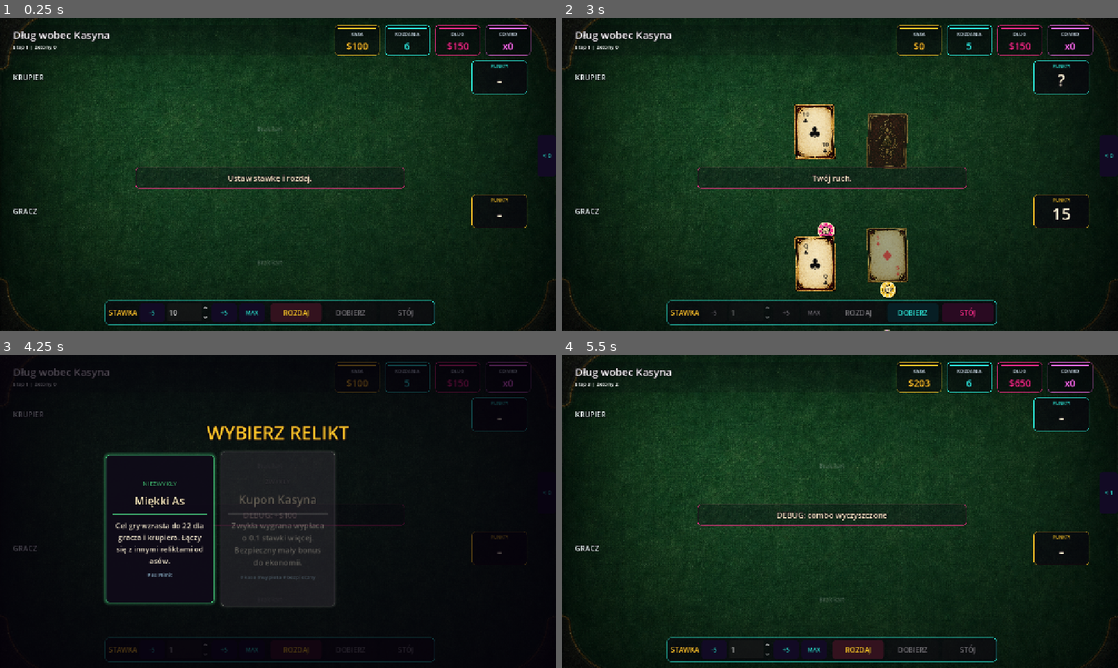
Above: before the commit, frames 1-4 (two rows, left to right).
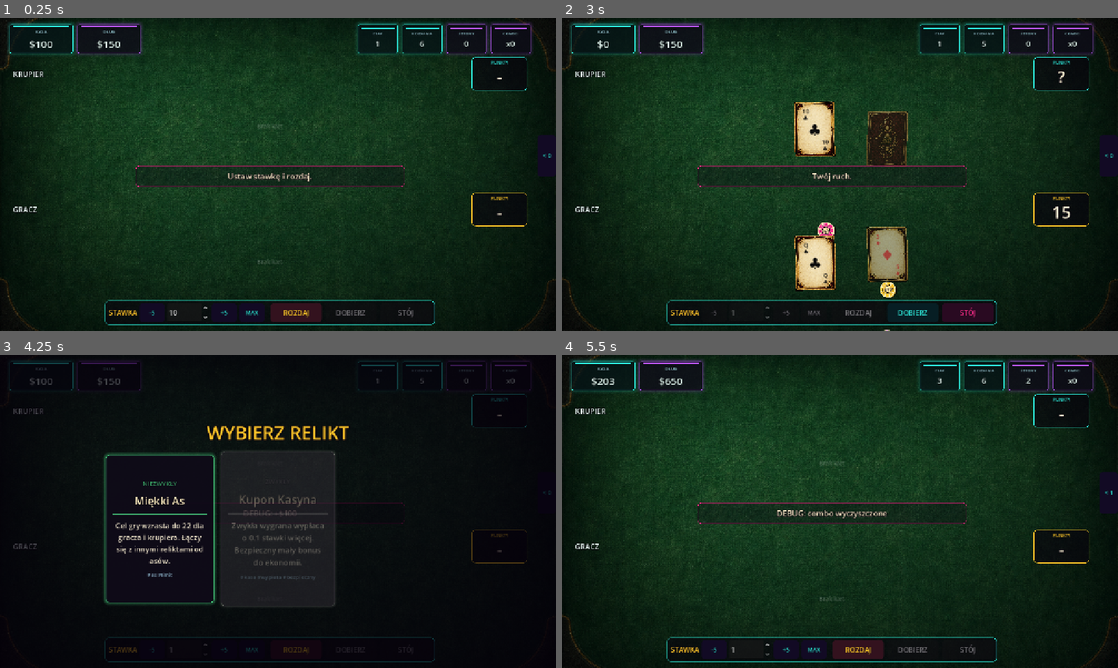
Above: after the commit, the same moments.

Repository: krychasto/debt-to-the-house
Game: Godot game, scene res://scenes/main.tscn
The game is run twice, just before and just after one commit, with the same random seed, the same clock (stepped at 60 frames per second) and the same inputs.
Inputs (mouse positions are in pixels of both pictures, inside the frame that each line leads up to):
- Up to frame 1 (0.25 s): no input
- Up to frame 2 (3 s): click "-5" at 0.5 s; click "+5" at 1.25 s; click "MAX" at 2 s; click "ROZDAJ" at 2.75 s
- Up to frame 3 (4.25 s): tap Enter at 3.5 s; move the mouse to (400, 495) at 3.52 s; hold D from 3.53 s (still down); tap R at 3.6 s; click (400, 495) at 3.67 s
- Up to frame 4 (5.5 s): move the mouse to (728, 527) at 4.27 s; release D at 4.28 s; hold S 4.28-5.03 s; tap B at 4.35 s; click (728, 527) at 4.42 s; move the mouse to (895, 442) at 5.02 s; hold D from 5.03 s (still down); tap C at 5.1 s; click (895, 442) at 5.17 s

The runs differ from the first frame. In frame 1, 3.9% of the frame differs, in the area x 1-96%, y 1-80%; in frame 2, 5.2%, in the area x 1-96%, y 1-88%; in frame 3, 1.7%; in frame 4, 4.0%.

Commit message:
style: add cyberpunk game hud

Diff:
--- /dev/null
+++ b/debt-to-the-house/scenes/ui/GameHud.tscn
@@ -0,0 +1,13 @@
+[gd_scene load_steps=2 format=3]
+
+[ext_resource type="Script" path="res://scripts/ui/game_hud.gd" id="1_game_hud"]
+
+[node name="GameHud" type="Control"]
+layout_mode = 3
+anchors_preset = 15
+anchor_right = 1.0
+anchor_bottom = 1.0
+grow_horizontal = 2
+grow_vertical = 2
+mouse_filter = 2
+script = ExtResource("1_game_hud")
--- a/debt-to-the-house/scripts/ui/blackjack_table.gd
+++ b/debt-to-the-house/scripts/ui/blackjack_table.gd
@@ -5,6 +5,7 @@
 const TABLE_TEXTURE := preload("res://assets/ui/table_felt.png")
 const CARD_BACK_TEXTURE := preload("res://assets/ui/card_back.png")
 const CARD_FRONT_TEXTURE := preload("res://assets/ui/card_front.png")
+const GAME_HUD_SCENE := preload("res://scenes/ui/GameHud.tscn")
 const CARD_HOVER_OFFSET := Vector2(0, -8)
 const CARD_ENTER_TIME := 0.18
 const CARD_HOVER_TIME := 0.10
@@ -29,6 +30,7 @@
 var hands_label: Label
 var debt_label: Label
 var combo_label: Label
+var game_hud: GameHud
 var dealer_score_label: Label
 var player_score_label: Label
 var synergy_panel: PanelContainer
@@ -103,7 +105,7 @@
 	var margin := MarginContainer.new()
 	margin.set_anchors_preset(Control.PRESET_FULL_RECT)
 	margin.add_theme_constant_override("margin_left", 22)
-	margin.add_theme_constant_override("margin_top", 16)
+	margin.add_theme_constant_override("margin_top", 84)
 	margin.add_theme_constant_override("margin_right", 58)
 	margin.add_theme_constant_override("margin_bottom", 14)
 	add_child(margin)
@@ -131,8 +133,6 @@
 	root.size_flags_vertical = Control.SIZE_EXPAND_FILL
 	root.add_theme_constant_override("separation", 6)
 	margin.add_child(root)
-
-	root.add_child(_build_header())
 
 	table_area_root = VBoxContainer.new()
 	table_area_root.size_flags_vertical = Control.SIZE_EXPAND_FILL
@@ -166,6 +166,7 @@
 
 	root.add_child(_build_synergy_panel())
 	root.add_child(_build_controls())
+	_add_game_hud()
 	add_child(_build_relic_drawer())
 	add_child(_build_reward_overlay())
 	add_child(_build_debug_panel())
@@ -212,6 +213,18 @@
 	header.add_child(combo_card)
 
 	return header
+
+
+func _add_game_hud() -> void:
+	game_hud = GAME_HUD_SCENE.instantiate() as GameHud
+	game_hud.mouse_filter = Control.MOUSE_FILTER_IGNORE
+	add_child(game_hud)
+
+	money_label = game_hud.money_value_label
+	debt_label = game_hud.debt_value_label
+	hands_label = game_hud.hands_value_label
+	stage_label = game_hud.stage_value_label
+	combo_label = game_hud.combo_value_label
 
 
 func _create_stat_card(caption: String, accent_color: Color, tilt: float) -> PanelContainer:
@@ -1435,11 +1448,8 @@
 	var player_value := engine.player_hand.get_value(engine.rules) if not engine.player_hand.cards.is_empty() else 0
 	var dealer_value := engine.dealer_hand.get_value(engine.rules) if not engine.dealer_hand.cards.is_empty() else 0
 
-	stage_label.text = "Etap %d | Żetony %d" % [run_manager.stage, run_manager.tokens]
-	money_label.text = "$%d" % run_manager.money
-	hands_label.text = "%d" % run_manager.hands_left
-	debt_label.text = "$%d" % run_manager.debt_target
-	combo_label.text = run_manager.get_combo_display_text()
+	if is_instance_valid(game_hud):
+		game_hud.update_from_run_manager(run_manager)
 
 	player_score_label.text = "%d" % player_value if player_value > 0 else "-"
 	dealer_score_label.text = _get_dealer_score_text(dealer_value)
--- /dev/null
+++ b/debt-to-the-house/scripts/ui/game_hud.gd
@@ -0,0 +1,205 @@
+extends Control
+class_name GameHud
+
+const CYAN := Color(0.18, 0.94, 0.88)
+const PURPLE := Color(0.74, 0.34, 1.0)
+const GREEN := Color(0.35, 1.0, 0.58)
+const RED := Color(1.0, 0.18, 0.32)
+const TEXT := Color(0.92, 1.0, 0.97)
+const MUTED := Color(0.60, 0.80, 0.84)
+const PANEL_BG := Color(0.015, 0.025, 0.04, 0.72)
+const INK := Color(0.0, 0.01, 0.02, 0.95)
+
+var money_value_label: Label
+var debt_value_label: Label
+var hands_value_label: Label
+var stage_value_label: Label
+var tokens_value_label: Label
+var combo_value_label: Label
+
+var _money_panel: Control
+var _debt_panel: Control
+var _hands_panel: Control
+var _stage_panel: Control
+var _tokens_panel: Control
+var _combo_panel: Control
+
+var _has_snapshot := false
+var _last_money := 0
+var _last_debt := 0
+var _last_hands := 0
+var _last_stage := 0
+var _last_tokens := 0
+var _last_combo := 0
+
+
+func _ready() -> void:
+	mouse_filter = Control.MOUSE_FILTER_IGNORE
+	_build_hud()
+
+
+func update_from_run_manager(run_manager: RunManager) -> void:
+	if not is_instance_valid(money_value_label):
+		return
+
+	var money := run_manager.money
+	var debt := run_manager.debt_target
+	var hands := run_manager.hands_left
+	var stage := run_manager.stage
+	var tokens := run_manager.tokens
+	var combo := run_manager.combo_count
+
+	money_value_label.text = "$%d" % money
+	debt_value_label.text = "$%d" % debt
+	hands_value_label.text = "%d" % hands
+	stage_value_label.text = "%d" % stage
+	tokens_value_label.text = "%d" % tokens
+	combo_value_label.text = run_manager.get_combo_display_text()
+
+	if not _has_snapshot:
+		_store_snapshot(money, debt, hands, stage, tokens, combo)
+		return
+
+	if money != _last_money:
+		_flash_value(money_value_label, GREEN if money > _last_money else RED)
+		JuiceManager.pulse_label(_money_panel, 1.06, 0.16)
+	if debt != _last_debt:
+		JuiceManager.pulse_label(_debt_panel, 1.045, 0.16)
+	if hands != _last_hands:
+		JuiceManager.pulse_label(_hands_panel, 1.045, 0.14)
+	if stage != _last_stage:
+		JuiceManager.pulse_label(_stage_panel, 1.045, 0.14)
+	if tokens != _last_tokens:
+		JuiceManager.pulse_label(_tokens_panel, 1.045, 0.14)
+	if combo > _last_combo:
+		JuiceManager.pulse_label(_combo_panel, 1.12, 0.20)
+	elif combo < _last_combo:
+		JuiceShake.shake_node(_combo_panel, 5.0, 0.16)
+
+	_store_snapshot(money, debt, hands, stage, tokens, combo)
+
+
+func _build_hud() -> void:
+	set_anchors_preset(Control.PRESET_FULL_RECT)
+
+	var top_bar := HBoxContainer.new()
+	top_bar.mouse_filter = Control.MOUSE_FILTER_IGNORE
+	top_bar.anchor_left = 0.0
+	top_bar.anchor_right = 1.0
+	top_bar.anchor_top = 0.0
+	top_bar.anchor_bottom = 0.0
+	top_bar.offset_left = 22.0
+	top_bar.offset_top = 14.0
+	top_bar.offset_right = -58.0
+	top_bar.offset_bottom = 76.0
+	top_bar.add_theme_constant_override("separation", 10)
+	add_child(top_bar)
+
+	_money_panel = _create_panel("KASA", CYAN, true)
+	money_value_label = _money_panel.get_node("Box/Value") as Label
+	top_bar.add_child(_money_panel)
+
+	_debt_panel = _create_panel("DŁUG", PURPLE, true)
+	debt_value_label = _debt_panel.get_node("Box/Value") as Label
+	top_bar.add_child(_debt_panel)
+
+	var spacer := Control.new()
+	spacer.size_flags_horizontal = Control.SIZE_EXPAND_FILL
+	top_bar.add_child(spacer)
+
+	_stage_panel = _create_panel("ETAP", CYAN, false)
+	stage_value_label = _stage_panel.get_node("Box/Value") as Label
+	top_bar.add_child(_stage_panel)
+
+	_hands_panel = _create_panel("ROZDANIA", CYAN, false)
+	hands_value_label = _hands_panel.get_node("Box/Value") as Label
+	top_bar.add_child(_hands_panel)
+
+	_tokens_panel = _create_panel("ŻETONY", PURPLE, false)
+	tokens_value_label = _tokens_panel.get_node("Box/Value") as Label
+	top_bar.add_child(_tokens_panel)
+
+	_combo_panel = _create_panel("COMBO", PURPLE, false)
+	combo_value_label = _combo_panel.get_node("Box/Value") as Label
+	top_bar.add_child(_combo_panel)
+
+
+func _create_panel(title: String, accent: Color, is_primary: bool) -> PanelContainer:
+	var panel := PanelContainer.new()
+	panel.mouse_filter = Control.MOUSE_FILTER_IGNORE
+	panel.custom_minimum_size = Vector2(146, 58) if is_primary else Vector2(92, 52)
+	panel.add_theme_stylebox_override("panel", _make_panel_style(accent))
+
+	var box := VBoxContainer.new()
+	box.name = "Box"
+	box.alignment = BoxContainer.ALIGNMENT_CENTER
+	box.mouse_filter = Control.MOUSE_FILTER_IGNORE
+	panel.add_child(box)
+
+	var line := ColorRect.new()
+	line.color = accent
+	line.custom_minimum_size = Vector2(0, 2)
+	line.mouse_filter = Control.MOUSE_FILTER_IGNORE
+	box.add_child(line)
+
+	var title_label := Label.new()
+	title_label.text = title
+	title_label.horizontal_alignment = HORIZONTAL_ALIGNMENT_CENTER
+	title_label.add_theme_font_size_override("font_size", 10 if is_primary else 9)
+	title_label.add_theme_color_override("font_color", MUTED)
+	title_label.add_theme_color_override("font_outline_color", INK)
+	title_label.add_theme_constant_override("outline_size", 2)
+	box.add_child(title_label)
+
+	var value_label := Label.new()
+	value_label.name = "Value"
+	value_label.horizontal_alignment = HORIZONTAL_ALIGNMENT_CENTER
+	value_label.add_theme_font_size_override("font_size", 24 if is_primary else 18)
+	value_label.add_theme_color_override("font_color", TEXT)
+	value_label.add_theme_color_override("font_outline_color", INK)
+	value_label.add_theme_constant_override("outline_size", 4)
+	box.add_child(value_label)
+
+	return panel
+
+
+func _make_panel_style(accent: Color) -> StyleBoxFlat:
+	var style := StyleBoxFlat.new()
+	style.bg_color = PANEL_BG
+	style.border_color = Color(accent.r, accent.g, accent.b, 0.62)
+	style.border_width_left = 1
+	style.border_width_top = 1
+	style.border_width_right = 1
+	style.border_width_bottom = 1
+	style.corner_radius_top_left = 4
+	style.corner_radius_top_right = 4
+	style.corner_radius_bottom_left = 4
+	style.corner_radius_bottom_right = 4
+	style.content_margin_left = 8
+	style.content_margin_top = 5
+	style.content_margin_right = 8
+	style.content_margin_bottom = 5
+	style.shadow_color = Color(accent.r, accent.g, accent.b, 0.16)
+	style.shadow_size = 8
+	style.shadow_offset = Vector2.ZERO
+	return style
+
+
+func _flash_value(label: Label, color: Color) -> void:
+	label.add_theme_color_override("font_color", color)
+	var tween := create_tween()
+	tween.tween_interval(0.12)
+	tween.tween_callback(func() -> void:
+		if is_instance_valid(label):
+			label.add_theme_color_override("font_color", TEXT)
+	)
+
+
+func _store_snapshot(money: int, debt: int, hands: int, stage: int, tokens: int, combo: int) -> void:
+	_has_snapshot = true
+	_last_money = money
+	_last_debt = debt
+	_last_hands = hands
+	_last_stage = stage
+	_last_tokens = tokens
+	_last_combo = combo
Not shown, added: debt-to-the-house/scripts/ui/game_hud.gd.uid
Not shown, added: debt-to-the-house/docs/HudDirection.md
